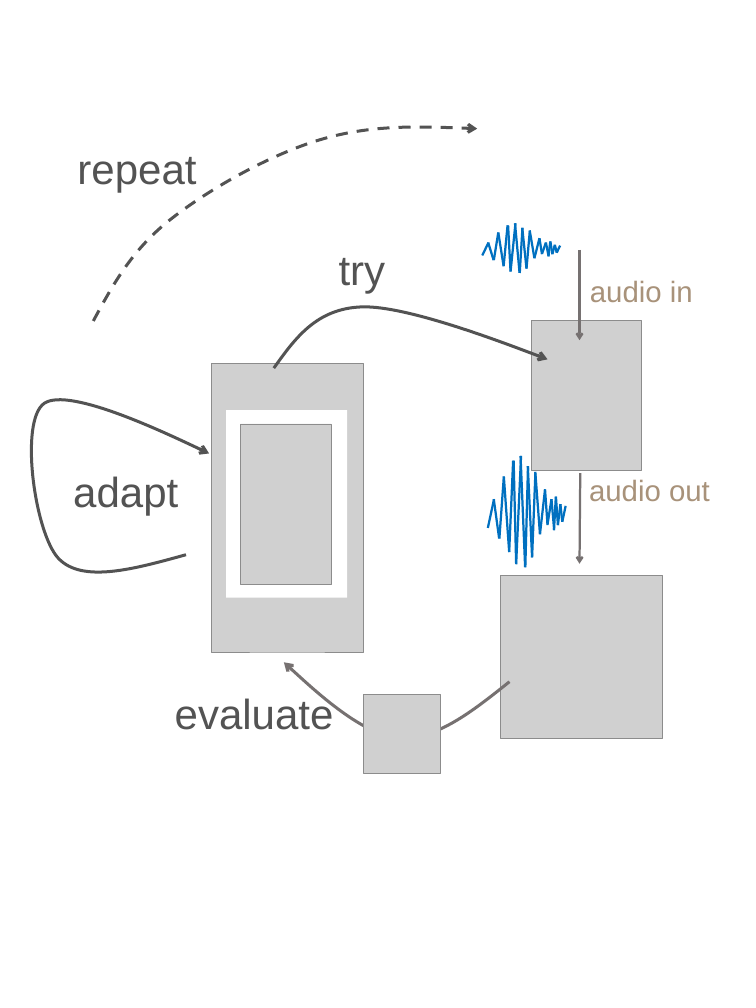
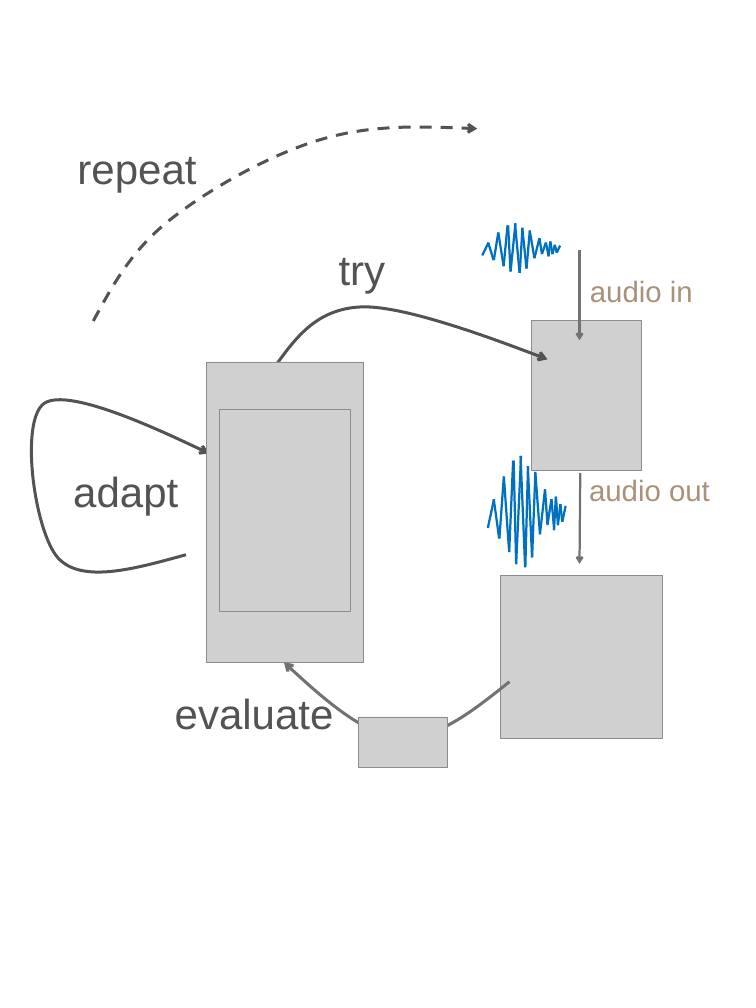
Before and after one commit to biaslab/biaslab-hugo, a slide deck: slide 1 of static/img/mission/Intelligent-Agent-for-Hearable.pptx. Drawn at 756x1008 pixels with LibreOffice and Linux fonts; fonts in the diff are those of the drawing; grey boxes stand for pictures. Boxes give left, top, right and bottom in pixels: in the first picture for what was removed or moved away, otherwise in the second. Text is boxed around its words. In the diff, an @@ line names an element or a change of style, - is before the commit and + after.

```diff
--- a/static/img/mission/Intelligent-Agent-for-Hearable.pptx
+++ b/static/img/mission/Intelligent-Agent-for-Hearable.pptx
@@ picture resized from (x1=211, y1=364, x2=363, y2=652) to (x1=207, y1=362, x2=364, y2=662) @@
@@ picture resized from (x1=240, y1=424, x2=331, y2=584) to (x1=219, y1=409, x2=350, y2=612) @@
@@ rectangle resized from (x1=226, y1=410, x2=347, y2=598) to (x1=222, y1=410, x2=346, y2=606) @@
@@ picture resized from (x1=364, y1=694, x2=441, y2=773) to (x1=358, y1=717, x2=448, y2=768) @@
```
Also in this commit, not shown: 1 other file.
